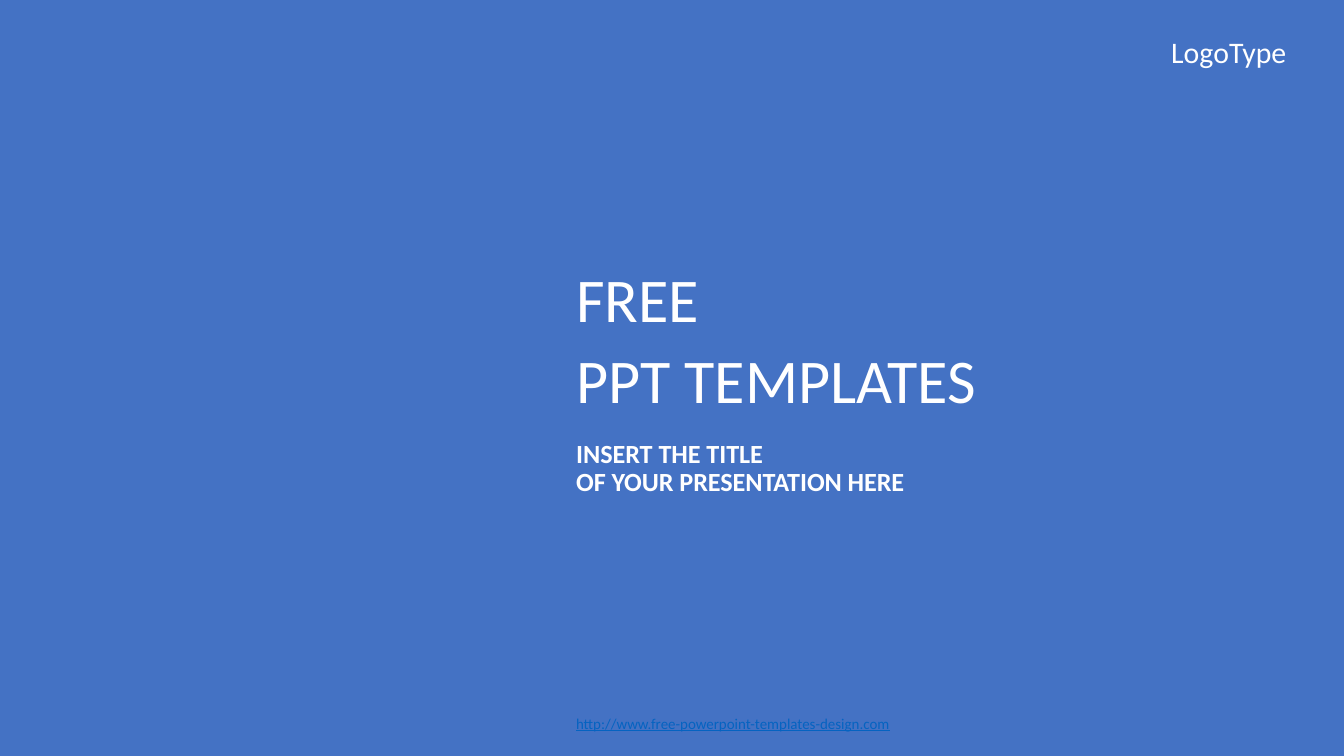
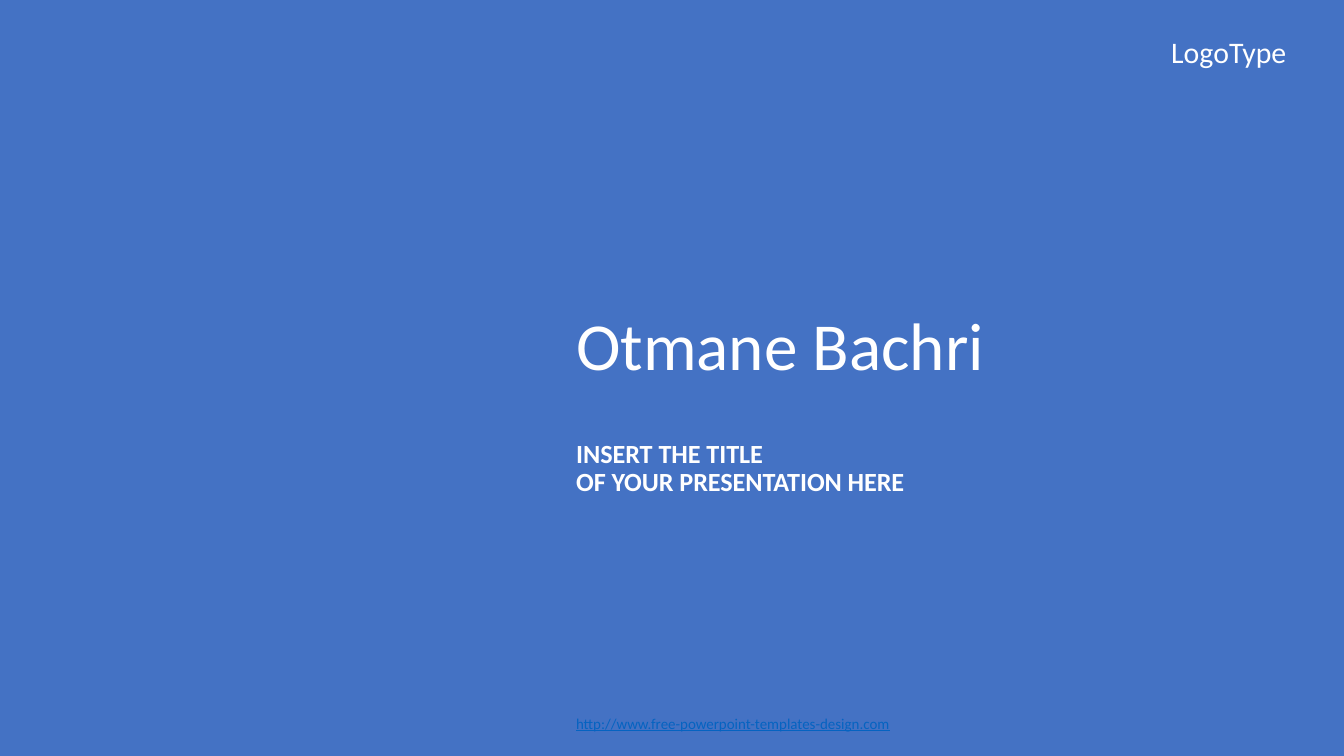
Before and after one commit to Abdelkarim-01/sdesign-pattern, a slide deck: slide 2 of DesignPatternsJEE.pptx. Drawn at 1344x756 pixels with LibreOffice and Linux fonts; fonts in the diff are those of the drawing; background and template pictures are left out. Boxes give left, top, right and bottom in pixels: in the first picture for what was removed or moved away, otherwise in the second. Text is boxed around its words. In the diff, an @@ line names an element or a change of style, - is before the commit and + after.

Commit message:
Otmane

```diff
--- a/DesignPatternsJEE.pptx
+++ b/DesignPatternsJEE.pptx
@@ text at (x1=576, y1=323, x2=984, y2=371): text changed; size 44.4 to 48 pt @@
-FREE
-PPT TEMPLATES
+Otmane Bachri
```
